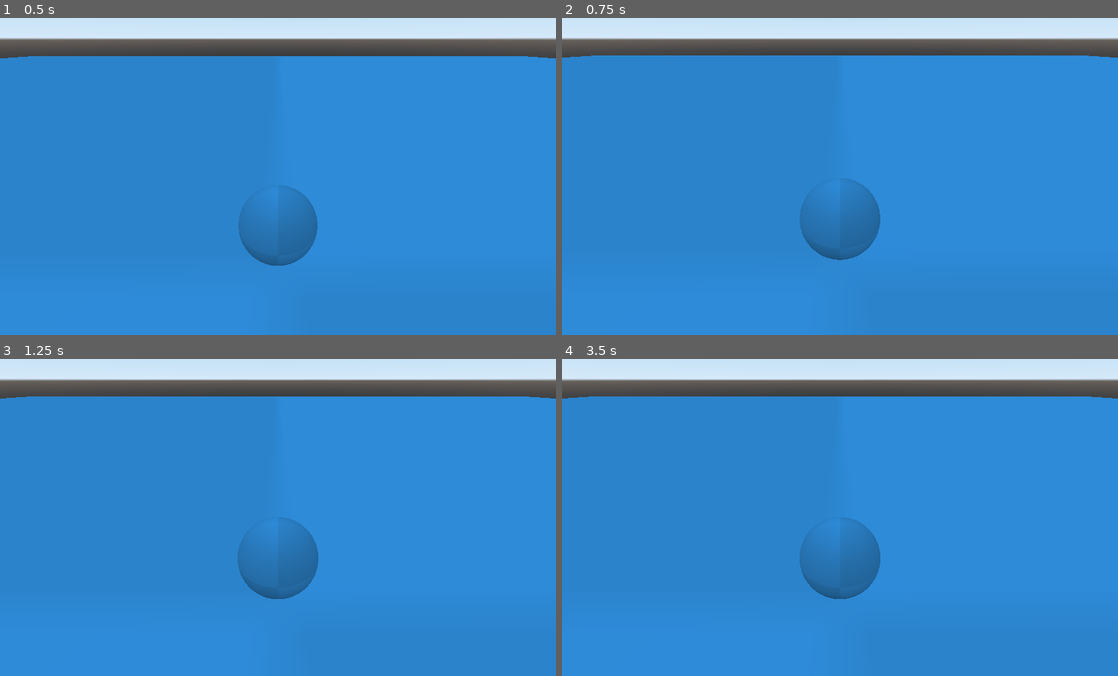
Above: before the commit, frames 1-4 (two rows, left to right).
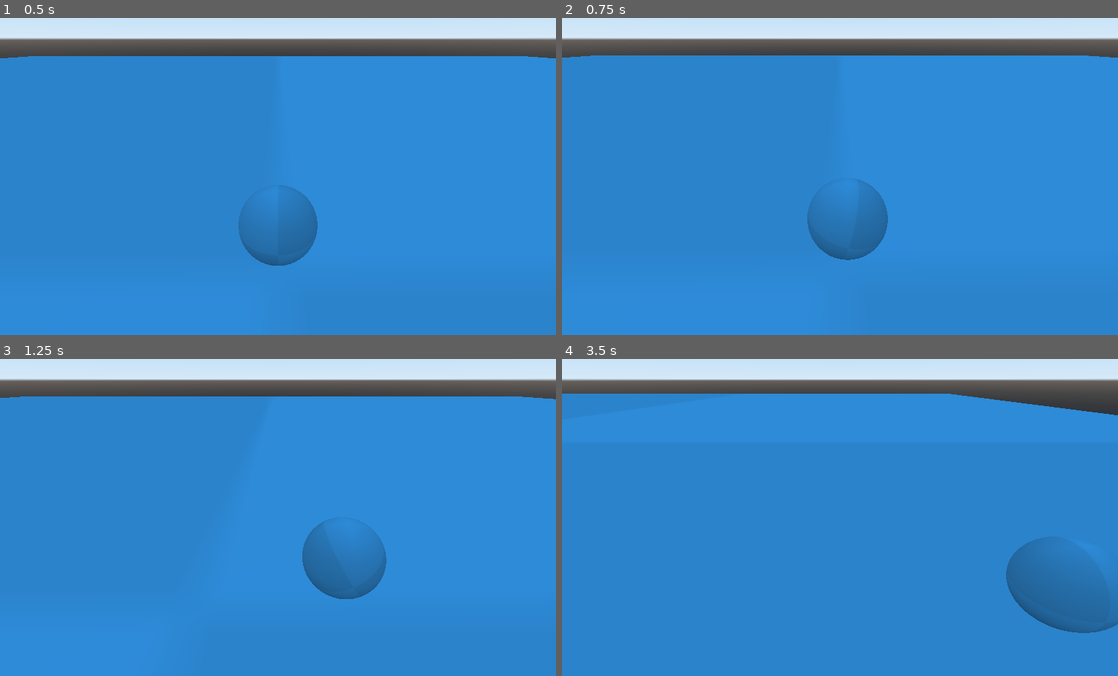
Above: after the commit, the same moments.

Repository: seasick/wgj-snowball
Game: Godot game, scene res://Playground.tscn
The game is run twice, just before and just after one commit, with the same random seed, the same clock (stepped at 60 frames per second) and the same inputs.
Inputs:
- Up to frame 1 (0.5 s): no input
- Up to frame 2 (0.75 s): hold D (right) from 0.53 s (still down)
- Up to frame 3 (1.25 s): keep holding D (right)
- Up to frame 4 (3.5 s): release D (right) at 1.28 s; hold S (back) 1.28-2.03 s; hold D (right) 2.03-2.78 s; hold W (forward) from 2.78 s (still down)

Frame 1 is identical in both runs. In frame 2, 0.6% of the frame differs, in the area x 5-59%, y 11-77%; in frame 3, 4.2%; in frame 4, 7.6%, in the area x 0-100%, y 10-87%.

Commit message:
fix: enable raycast for ground check

Diff:
--- a/Ball.tscn
+++ b/Ball.tscn
@@ -37,5 +37,7 @@
 far = 2296.9
 
 [node name="GroundCheck" type="RayCast" parent="."]
+enabled = true
+cast_to = Vector3( 0, -1.5, 0 )
 
 [connection signal="body_entered" from="." to="." method="_on_Ball_body_entered"]
